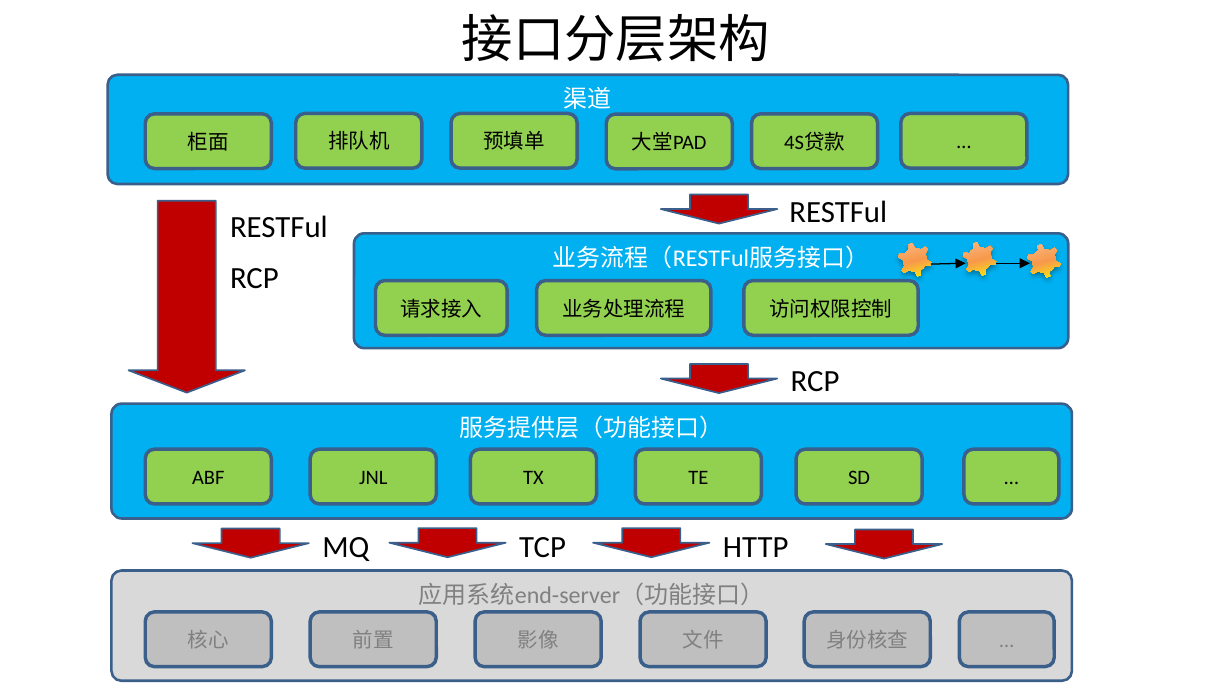
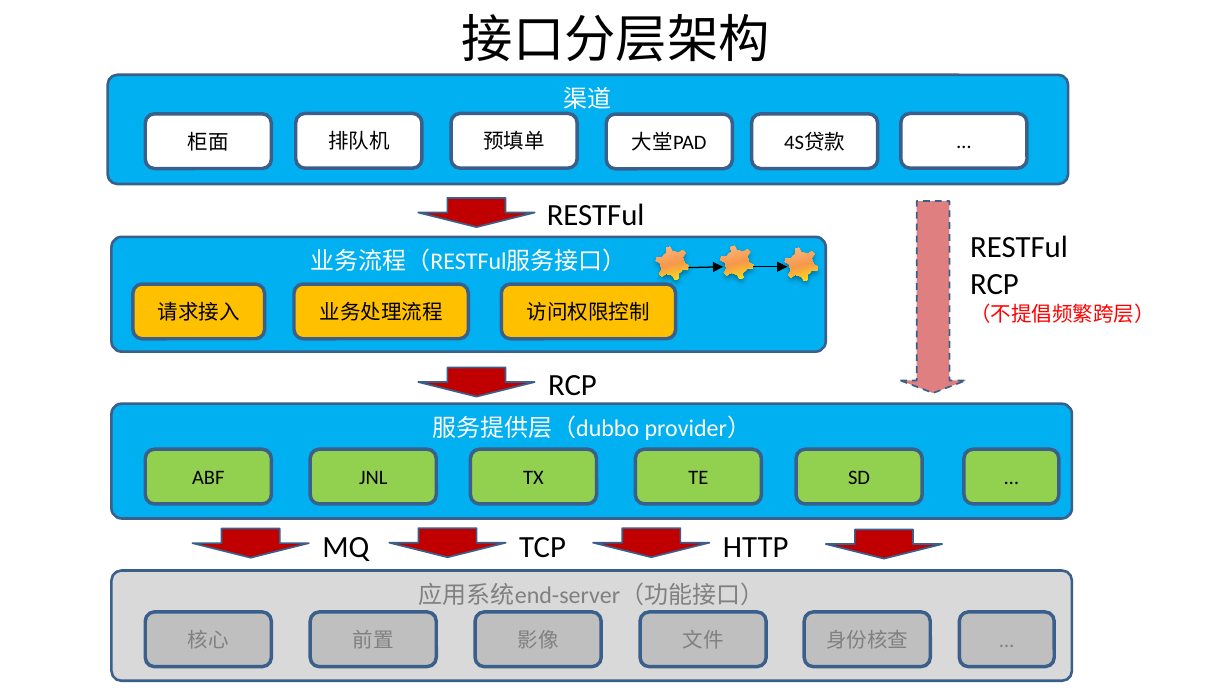
Before and after one commit to shiyunlai/tistools, a slide deck: slide 7 of TIStools.pptx. Drawn at 1232x693 pixels with LibreOffice and Linux fonts; fonts in the diff are those of the drawing. Boxes give left, top, right and bottom in pixels: in the first picture for what was removed or moved away, otherwise in the second. Text is boxed around its words. In the diff, an @@ line names an element or a change of style, - is before the commit and + after.

```diff
--- a/TIStools.pptx
+++ b/TIStools.pptx
@@ fill #92D050 to #FFFFFF in 6 elements at bbox=[145, 113, 271, 168], bbox=[296, 113, 421, 168], bbox=[451, 113, 577, 168], bbox=[606, 115, 732, 169], bbox=[752, 113, 877, 168], bbox=[901, 113, 1026, 168] @@
@@ down arrow: place and size @@
-down arrow at bbox=[128, 201, 244, 393]
+down arrow at bbox=[901, 201, 966, 393]
@@ down arrow at bbox=[901, 201, 966, 393]: fill #C00000 to #C00000 at 50% opacity; outline #3A5F8C 1 pt to #3A5F8C 1 pt dashed @@
@@ text "RESTFul": place and size @@
-text "RESTFul" at bbox=[230, 215, 328, 238]
+text "RESTFul" at bbox=[970, 235, 1155, 323]
@@ text removed at bbox=[230, 268, 279, 289] @@
-RCP
@@ 2 rounded rectangles, 2 arrows, 2 gears, 1 text, 1 down arrow: place and size @@
-2 rounded rectangles, 2 arrows, 2 gears, 1 text, 1 down arrow at bbox=[354, 195, 1068, 347]
+2 rounded rectangles, 2 arrows, 2 gears, 1 text, 1 down arrow at bbox=[112, 198, 827, 351]
@@ 2 rounded rectangles, 1 text, 1 gear: place and size @@
-2 rounded rectangles, 1 text, 1 gear at bbox=[376, 240, 1066, 392]
+2 rounded rectangles, 1 text, 1 gear at bbox=[133, 244, 823, 403]
@@ fill #92D050 to #FFC000 in 3 elements at bbox=[294, 285, 469, 339], bbox=[133, 285, 265, 339], bbox=[501, 285, 676, 339] @@
@@ text at bbox=[970, 274, 1155, 323]: paragraphs added @@
+RCP
+（不提倡频繁跨层）
@@ down arrow: place and size @@
-down arrow at bbox=[660, 365, 776, 394]
+down arrow at bbox=[419, 367, 535, 397]
@@ text in rounded rectangle at bbox=[432, 415, 752, 440]: text changed @@
-服务提供层（功能接口）
+服务提供层（dubbo provider）
```
Also in this commit, not shown: 3 other slides changed.
